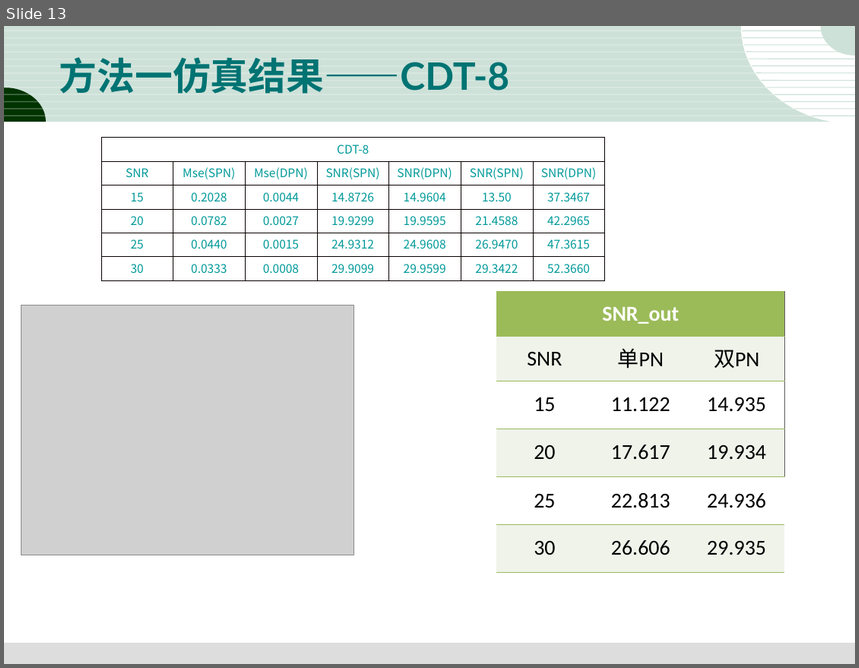
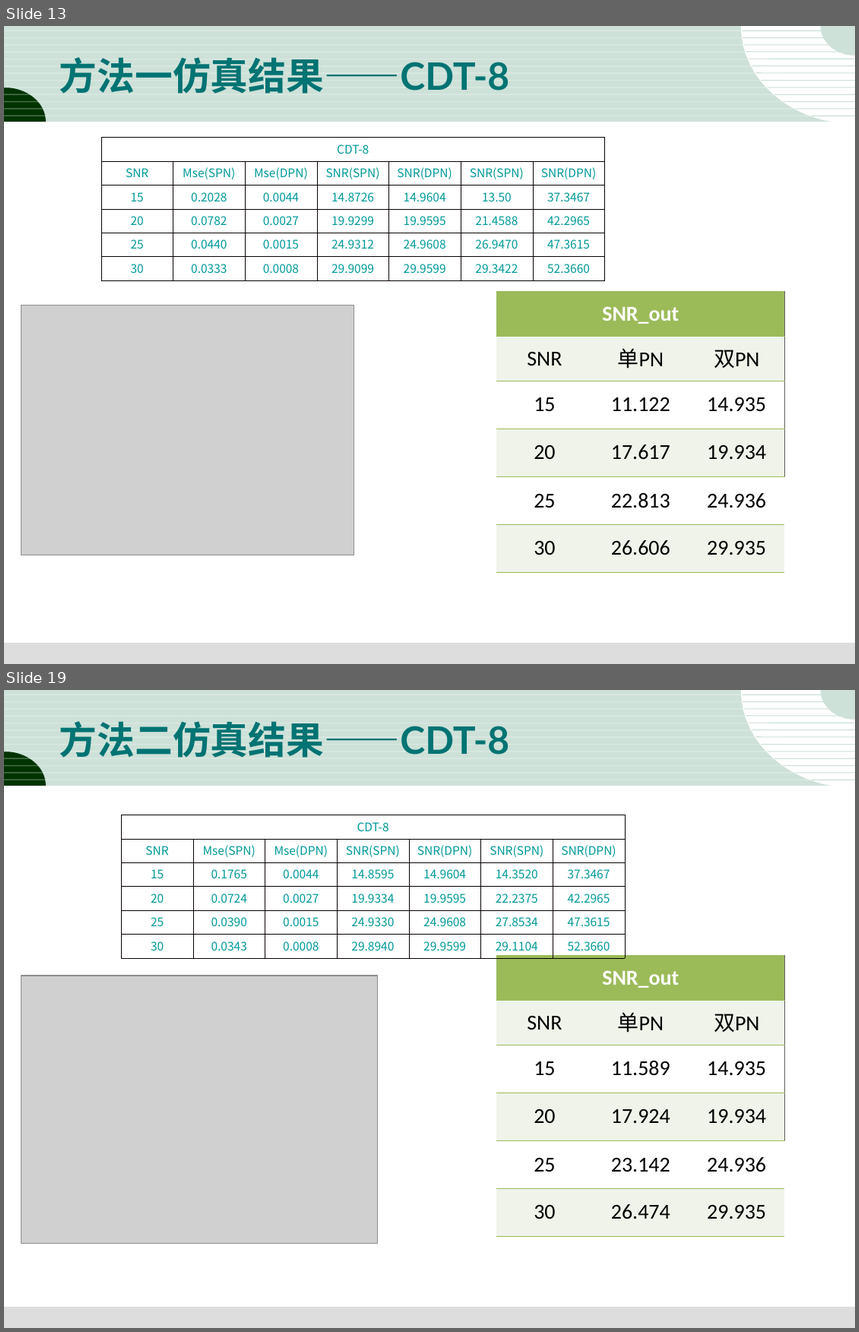
Before and after one commit to dandanJing/DTMB2.0, a slide deck: 3-18.DTMB2.0报告结果.ppt. Shown one above the other, each under a label of ours: slide 13 before the commit, slides 13 and 19 after it; the slides between them are not shown. The pictures are 859x668 and 859x1332 pixels, drawn with LibreOffice and Linux fonts; fonts in the diff are those of the drawing; grey boxes stand for pictures. Boxes give left, top, right and bottom in pixels: in the first picture for what was removed or moved away, otherwise in the second. Text is boxed around its words. In the diff, an @@ line names an element or a change of style, - is before the commit and + after.

Commit message:
修改ppt,增加第二种方法的仿真

```diff
--- a/3-18.DTMB2.0报告结果.ppt
+++ b/3-18.DTMB2.0报告结果.ppt
@@ slide 19 added at [4,690,855,1328], background #FFFFFF; not listed: 31 template elements that a slide beside it also shows @@
@@ title added at [59,721,509,758], 32 pt, text #007373, bold @@
+方法二仿真结果——CDT-8
@@ table added at [122,815,626,954], 6 rows, 7 columns @@
+CDT-8 |  |  |  |  |  | 
+SNR | Mse(SPN) | Mse(DPN) | SNR(SPN) | SNR(DPN) | SNR(SPN) | SNR(DPN)
+15 | 0.1765 | 0.0044 | 14.8595 | 14.9604 | 14.3520 | 37.3467
+20 | 0.0724 | 0.0027 | 19.9334 | 19.9595 | 22.2375 | 42.2965
+25 | 0.0390 | 0.0015 | 24.9330 | 24.9608 | 27.8534 | 47.3615
+30 | 0.0343 | 0.0008 | 29.8940 | 29.9599 | 29.1104 | 52.3660
@@ table added at [496,955,785,1236], 6 rows, 3 columns @@
+SNR_out |  | 
+SNR | 单PN | 双PN
+15 | 11.589 | 14.935
+20 | 17.924 | 19.934
+25 | 23.142 | 24.936
+30 | 26.474 | 29.935
@@ picture added at [21,976,378,1244] @@
```
Also in this commit, not shown: 6 other slides added.
